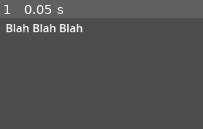
Above: before the commit, frame 1.
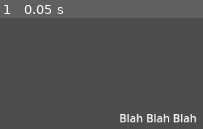
Above: after the commit, the same moment.

Repository: AndreiBondad/brass-game-project
Game: Godot game, scene res://scenes/main_game_scene.tscn
Two runs of this game, one before a commit and one after it. Both use one fixed random seed, a clock stepped at 60 frames per second and the inputs below. The project has no main scene, so this scene is started directly.
Inputs:
- Up to frame 1 (0.05 s): no input

The runs differ from the first frame. In frame 1, 3.4% of the frame differs, in the area x 2-97%, y 5-95%.

Commit message:
moved rich text label

Diff:
--- a/scenes/main_game_scene.tscn
+++ b/scenes/main_game_scene.tscn
@@ -10,8 +10,8 @@
 
 [node name="RichTextLabel" type="RichTextLabel" parent="."]
 layout_mode = 0
-offset_left = 181.0
-offset_top = 56.0
-offset_right = 698.0
-offset_bottom = 349.0
+offset_left = 345.0
+offset_top = 186.0
+offset_right = 862.0
+offset_bottom = 479.0
 text = "Blah Blah Blah"
